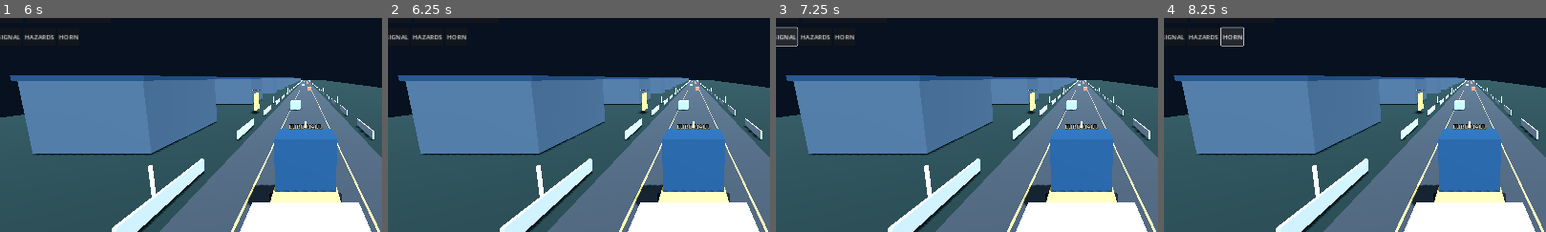
Above: before the commit, frames 1-4 (left to right).
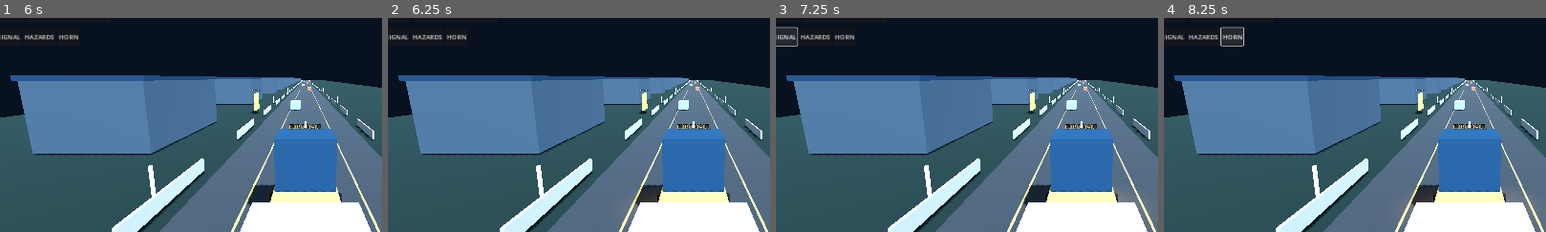
Above: after the commit, the same moments.

Repository: haseebop668-a11y/EURO-HAUL
Game: Godot game, scene res://Scenes/Main.tscn
Two runs of this game, one before a commit and one after it. Both use one fixed random seed, a clock stepped at 60 frames per second and the inputs below.
Inputs:
- Up to frame 1 (6 s): click "ACCEPT FREIGHT" at 0.5 s; click "◀" at 1.25 s; click "BRAKE" at 2 s; click "GAS" at 2.75 s; click "▶" at 3.5 s; click "GEAR −" at 4.25 s; click "GEAR +" at 5 s; click "LEFT SIGNAL" at 5.75 s
- Up to frame 2 (6.25 s): no input
- Up to frame 3 (7.25 s): click "RIGHT SIGNAL" at 6.5 s
- Up to frame 4 (8.25 s): click "HAZARDS" at 7.25 s; click "HORN" at 8 s
The pictures show only the part of the screen within x 10-60%, y 22-72%; the shares and areas given below are measured in that part.

Frame 1 is identical in both runs. In frame 2, 0.2% of the frame differs, in the area x 64-72%, y 80-91%; in frame 3, 0.1%; in frame 4, 0.3%, in the area x 64-98%, y 80-97%.

Commit message:
visuals: add blinking left right and hazard indicator lights

Diff:
--- a/Godot/Scripts/main.gd
+++ b/Godot/Scripts/main.gd
@@ -12,6 +12,9 @@
 var hud: Label
 var status_label: Label
 var speed_label: Label
+var left_indicator_light: OmniLight3D
+var right_indicator_light: OmniLight3D
+var _indicator_blink_timer := 0.0
 var freight_action_button: Button
 var accept_freight_button: Button
 var near_pickup_depot := false
@@ -41,6 +44,7 @@
 		brake = Input.get_action_strength("brake")
 		steer = Input.get_action_strength("steer_right") - Input.get_action_strength("steer_left")
 	truck.set_controls(throttle, steer, brake)
+	_update_indicator_lights(delta)
 	var current_position := truck.global_position
 	var distance := current_position.distance_to(_last_position)
 	if current_position.z < -ROAD_LENGTH + 20.0:
@@ -200,6 +204,20 @@
 	horn_audio.volume_db = -4.0
 	truck.add_child(horn_audio)
 	truck.horn_pressed.connect(func(): horn_audio.play())
+	left_indicator_light = OmniLight3D.new()
+	left_indicator_light.light_color = Color("#ffad45")
+	left_indicator_light.light_energy = 1.4
+	left_indicator_light.omni_range = 4.0
+	left_indicator_light.position = Vector3(-1.15, 1.85, -3.0)
+	left_indicator_light.visible = false
+	truck.add_child(left_indicator_light)
+	right_indicator_light = OmniLight3D.new()
+	right_indicator_light.light_color = Color("#ffad45")
+	right_indicator_light.light_energy = 1.4
+	right_indicator_light.omni_range = 4.0
+	right_indicator_light.position = Vector3(1.15, 1.85, -3.0)
+	right_indicator_light.visible = false
+	truck.add_child(right_indicator_light)
 	trailer = EuroHaulTrailer.new()
 	trailer.name = "ArticulatedTrailer"
 	trailer.truck = truck
@@ -234,6 +252,14 @@
 		traffic.add_child(traffic_collision)
 		add_child(traffic)
 		traffic_vehicles.append(traffic)
+
+func _update_indicator_lights(delta: float) -> void:
+	if truck == null or left_indicator_light == null or right_indicator_light == null:
+		return
+	_indicator_blink_timer += delta
+	var blink_on := fmod(_indicator_blink_timer, 1.0) < 0.5
+	left_indicator_light.visible = blink_on and (truck.indicators == -1 or truck.indicators == 2)
+	right_indicator_light.visible = blink_on and (truck.indicators == 1 or truck.indicators == 2)
 
 func _create_horn_stream() -> AudioStreamWAV:
 	var sample_rate := 22050
